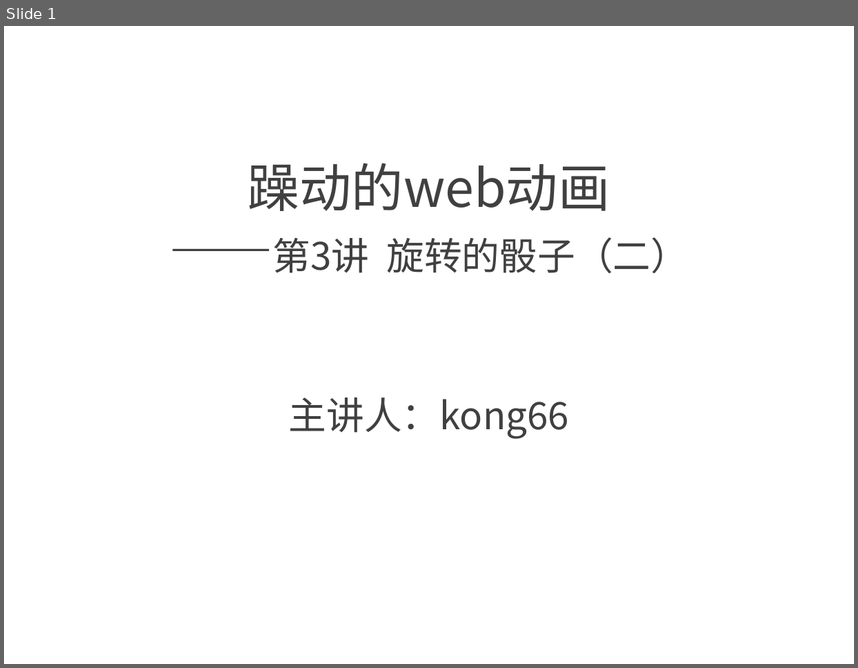
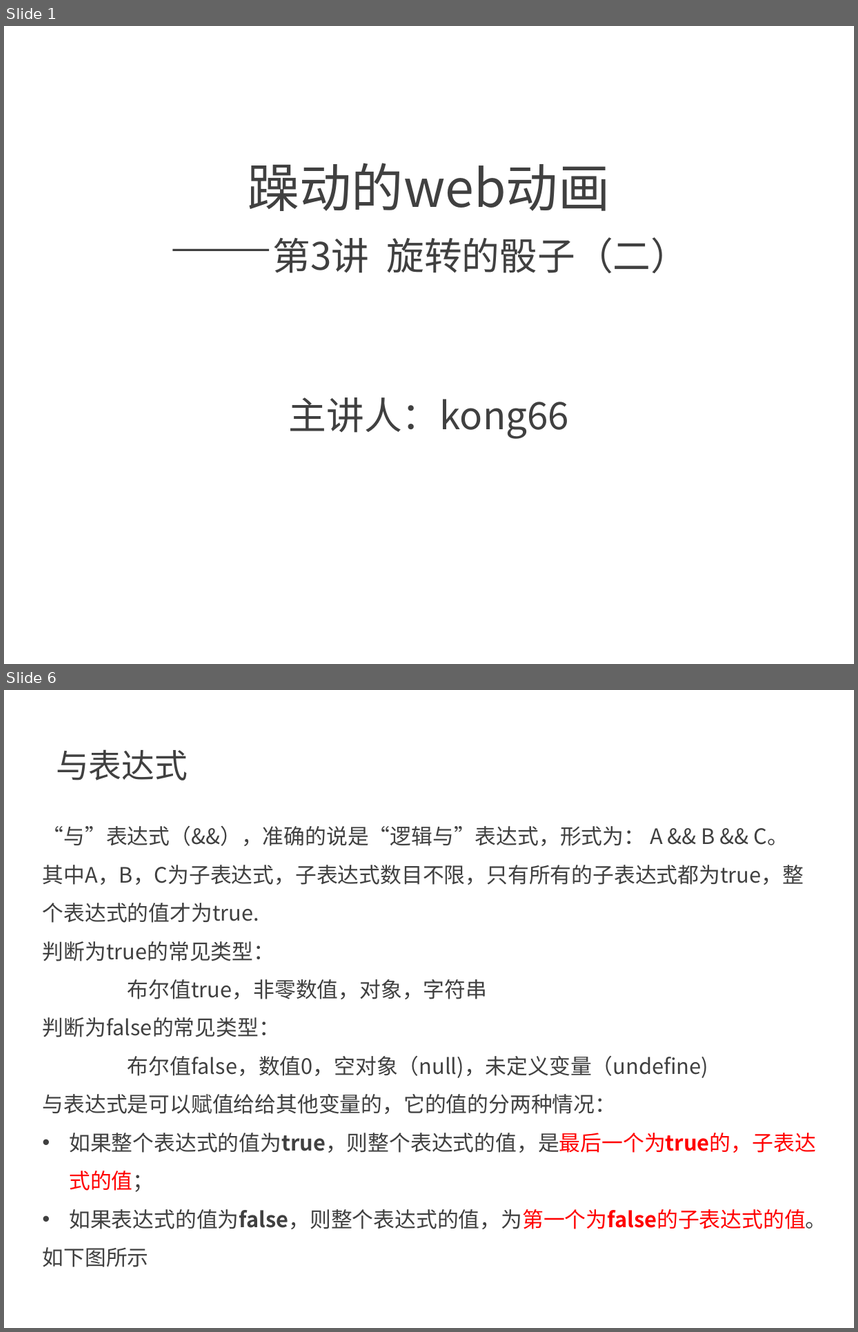
Before and after one commit to kong66/webAni, a slide deck: 3-dice2/dice.pptx. Shown one above the other, each under a label of ours: slide 1 before the commit, slides 1 and 6 after it; the slides between them are not shown. The pictures are 858x668 and 858x1332 pixels, drawn with LibreOffice and Linux fonts; fonts in the diff are those of the drawing. Boxes give left, top, right and bottom in pixels: in the first picture for what was removed or moved away, otherwise in the second. Text is boxed around its words. In the diff, an @@ line names an element or a change of style, - is before the commit and + after.

```diff
--- a/3-dice2/dice.pptx
+++ b/3-dice2/dice.pptx
@@ slide 6 added at (4, 690, 854, 1328), background #FFFFFF @@
@@ text added at (56, 749, 188, 780), 28 pt, text #404040 @@
+与表达式
@@ text added at (43, 826, 826, 1267), 18 pt, text #404040 @@
+“与”表达式（&&），准确的说是“逻辑与”表达式，形式为： A && B && C。
+其中A，B，C为子表达式，子表达式数目不限，只有所有的子表达式都为true，整个表达式的值才为true.
+判断为true的常见类型：
+布尔值true，非零数值，对象，字符串
+判断为false的常见类型：
+布尔值false，数值0，空对象（null)，未定义变量（undefine)
+与表达式是可以赋值给给其他变量的，它的值的分两种情况：
+• 如果整个表达式的值为true，则整个表达式的值，是最后一个为true的，子表达式的值；
+• 如果表达式的值为false，则整个表达式的值，为第一个为false的子表达式的值。
+如下图所示
```
Also in this commit, not shown: 5 slides changed, 6 other slides added, 27 slides removed, 3 other files.
